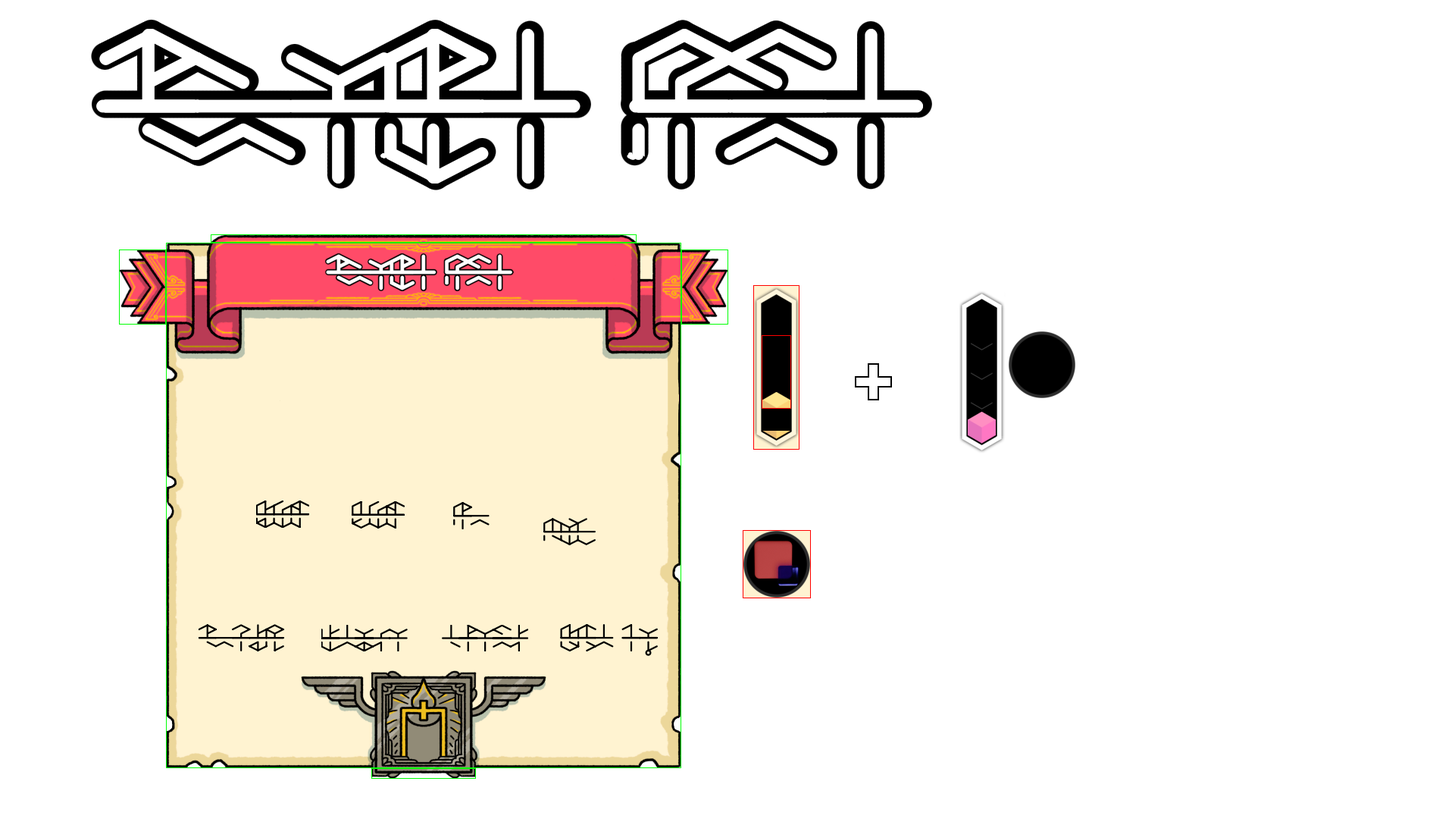
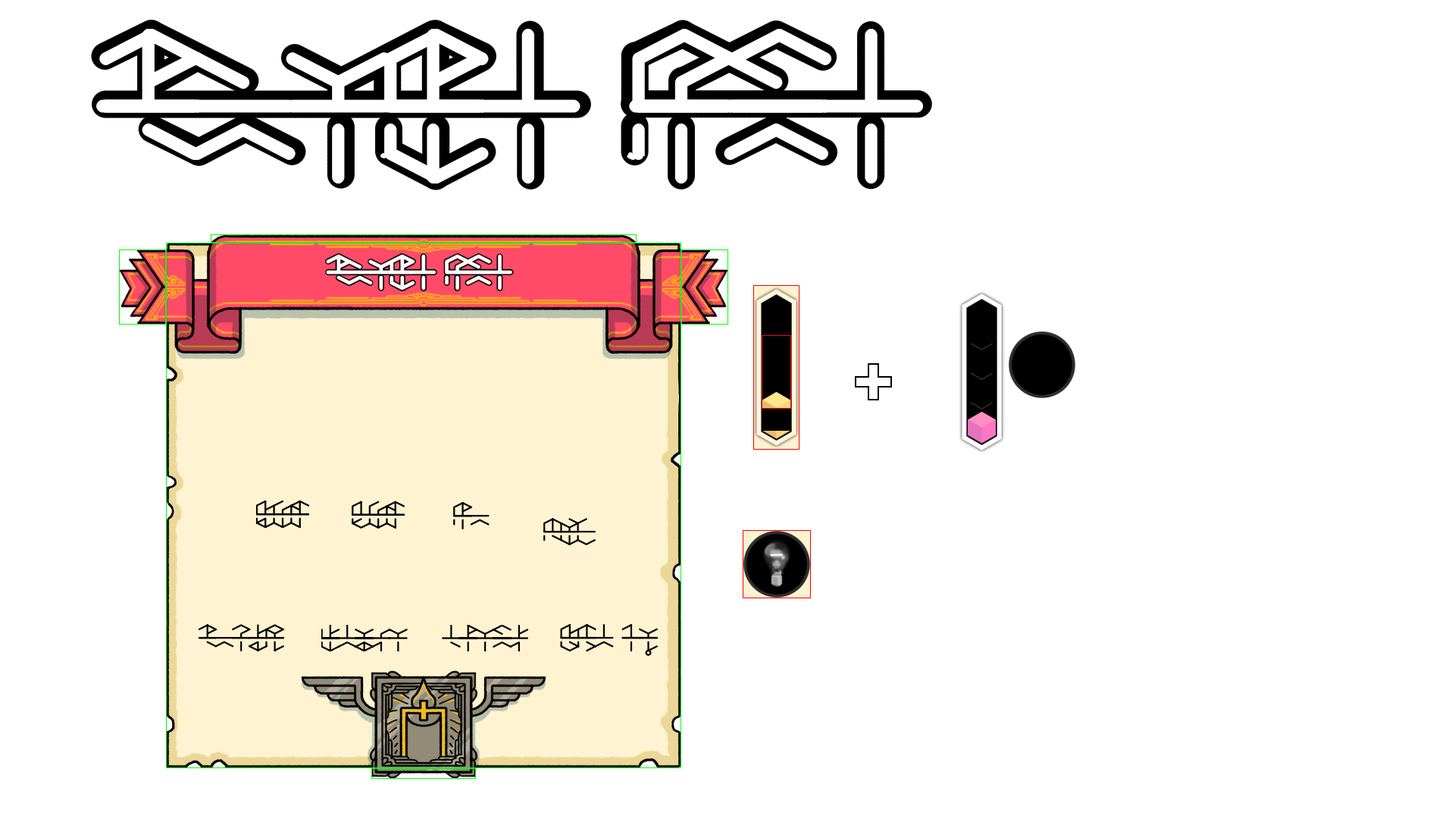
The second 1455x819 image is a revision of the first. Changes to its layers:
added layer "graphic_redshift_off.png" in group "button" over [754, 540, 799, 587]
hid "graphic compositor auto" over [754, 540, 799, 587]
